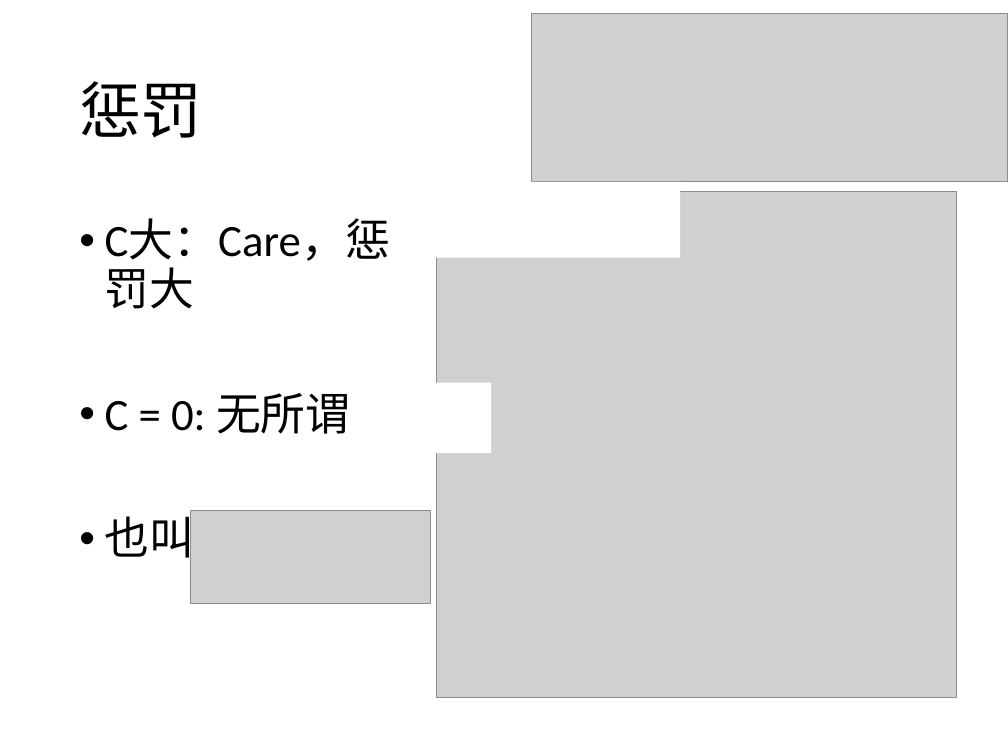
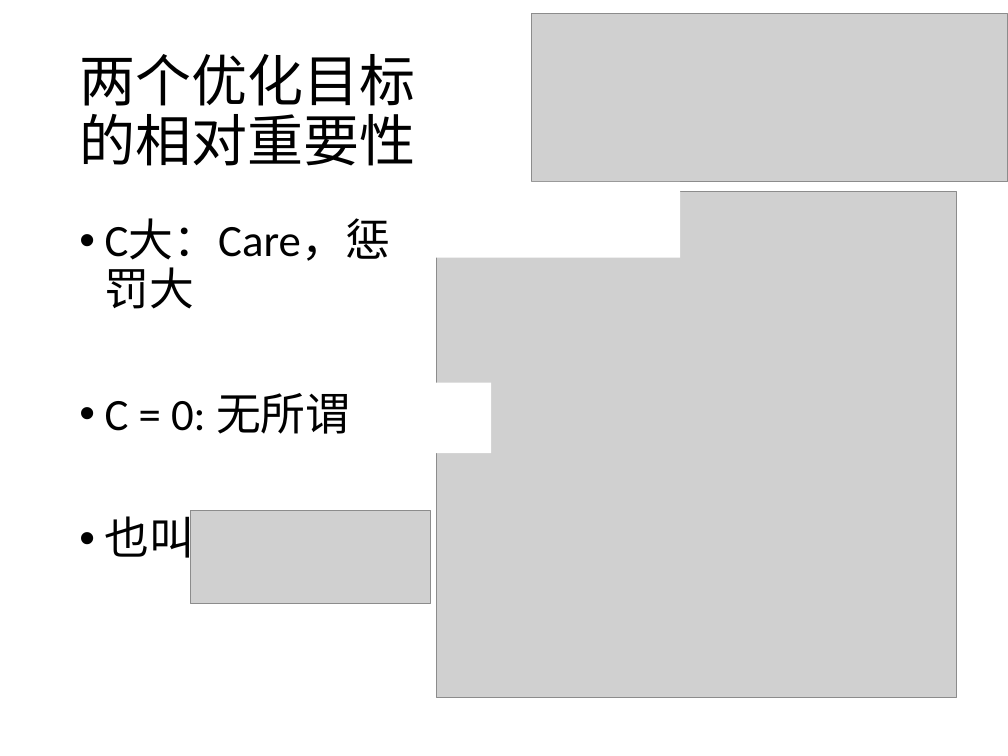
Before and after one commit to yishuai/bigalgo, a slide deck: slide 3 of ppt/11-svm-sgd.pptx. Drawn at 1008x756 pixels with LibreOffice and Linux fonts; fonts in the diff are those of the drawing; grey boxes stand for pictures. Boxes give left, top, right and bottom in pixels: in the first picture for what was removed or moved away, otherwise in the second. Text is boxed around its words. In the diff, an @@ line names an element or a change of style, - is before the commit and + after.

```diff
--- a/ppt/11-svm-sgd.pptx
+++ b/ppt/11-svm-sgd.pptx
@@ title at <box>79,54,415,166</box>: text changed; size 44 to 40 pt @@
-惩罚
+两个优化目标
+的相对重要性
```
Also in this commit, not shown: 3 other slides changed, 21 other files.
